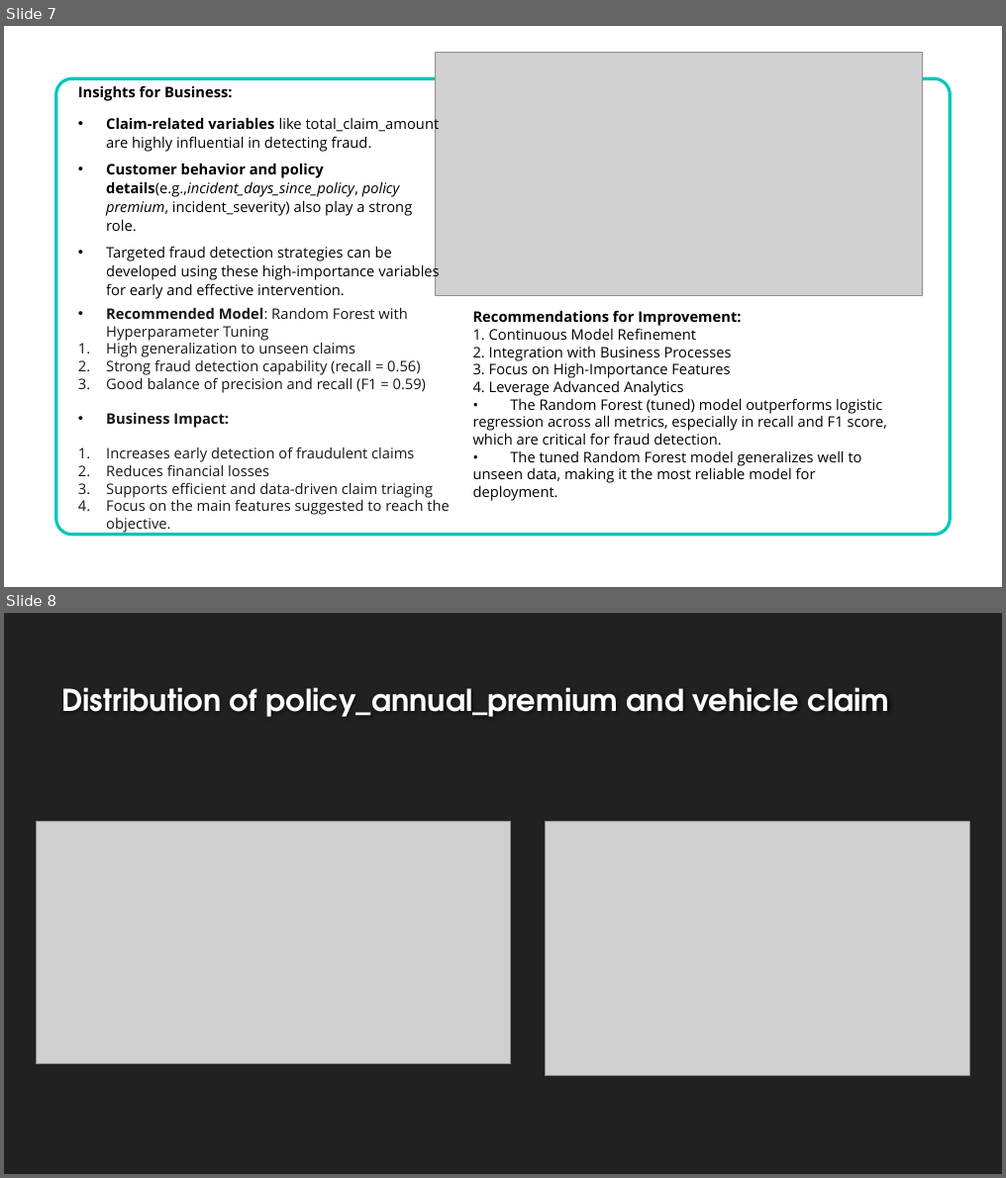
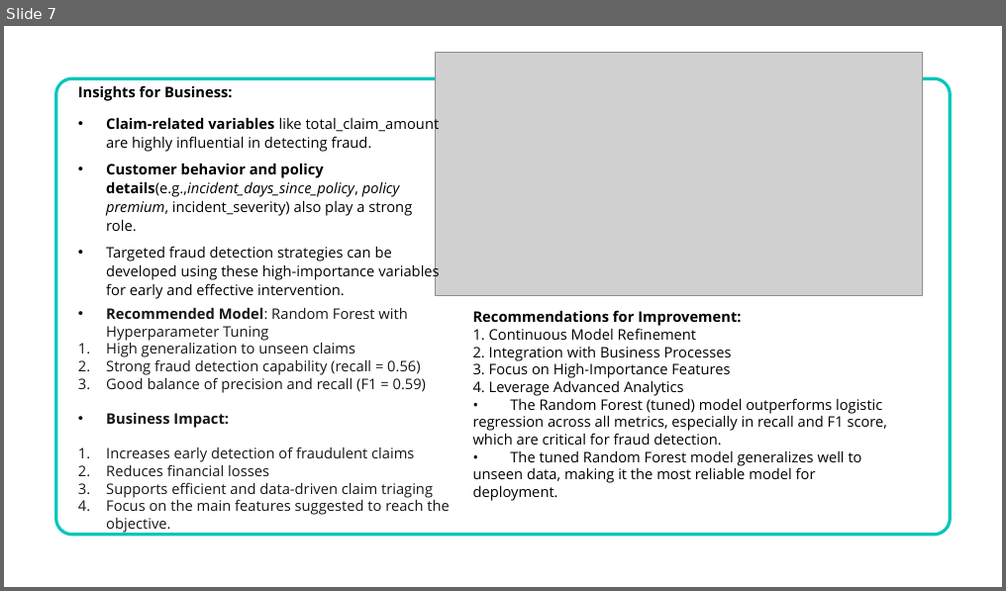
Before and after one commit to AshwiniA/Insurance-Fraud, a slide deck: Fraudulent Claim Detection_Final.pptx. Shown one above the other, each under a label of ours: slides 7 and 8 before the commit, slide 7 after it. The pictures are 1006x1178 and 1006x591 pixels, drawn with LibreOffice and Linux fonts; fonts in the diff are those of the drawing; grey boxes stand for pictures; background and template pictures are left out. Boxes give left, top, right and bottom in pixels: in the first picture for what was removed or moved away, otherwise in the second. Text is boxed around its words. In the diff, an @@ line names an element or a change of style, - is before the commit and + after.

```diff
--- a/Fraudulent Claim Detection_Final.pptx
+++ b/Fraudulent Claim Detection_Final.pptx
@@ slide 8 removed at [4, 613, 1002, 1174], background #212121 @@
@@ title removed at [61, 687, 890, 717] @@
-Distribution of policy_annual_premium and vehicle claim
@@ picture removed at [37, 821, 511, 1064] @@
@@ picture removed at [545, 821, 969, 1075] @@
```
Also in this commit, not shown: 9 other slides removed.
